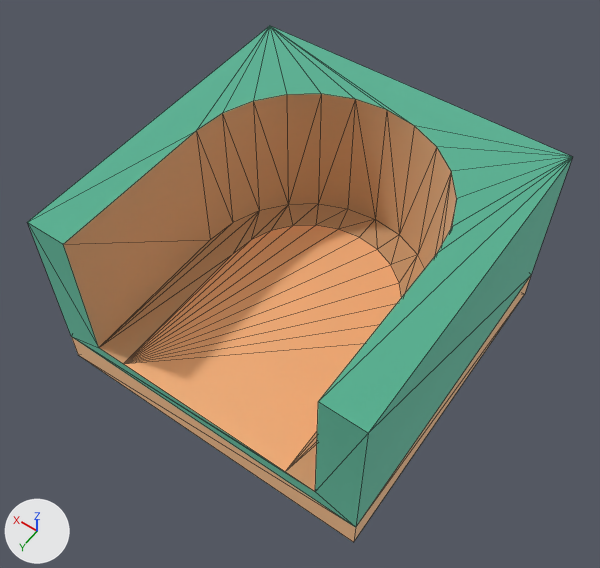
Renders of the FBX model Assets/Assets/3D models/RoundDeadEnd.fbx from each side of a commit.
Camera for both pictures: a 50 mm lens placed at (-0.856, 1.239, 2.128), pointed at (-0.008, 0.052, 0.263). Arrows for +X, +Y and +Z are at lower left; the lights stay in place. Mesh edges are drawn as thin lines. Vertices at the same position are counted once.

Objects in the first picture: 'tile_endRound'.
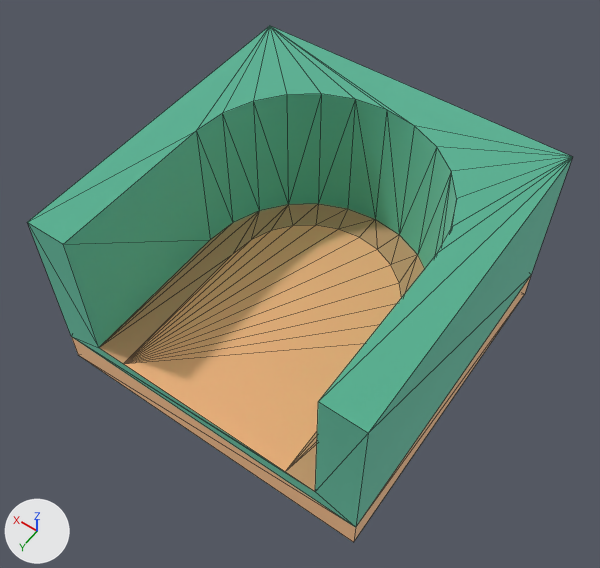
Boxes (x1, y1, x2, y2) around the edits, measured in the pictures (600 x 568 px):
part 1 of me_mesh_tile_endround, recoloured: (63, 94, 457, 347) in both

What changed in the scene script:
```text
Change me_mesh_tile_endround:
    where me_mesh_tile_endround.from_pydata(...)  # 57 vertices, 110 faces; spans x -0.5..0.5, y -0.5..0.5, z 0.0..0.6
    used by ob_tile_endround; location = (0.0, 0.0, 0.0)
    me_mesh_tile_endround part 1: all 28 faces centred in x -0.375..0.375, y -0.371..0.333, z 0.3..0.45 switch from mat_dirtdark (beige #e7c9a3) to mat_foliage (green #8ddbc4)
```
